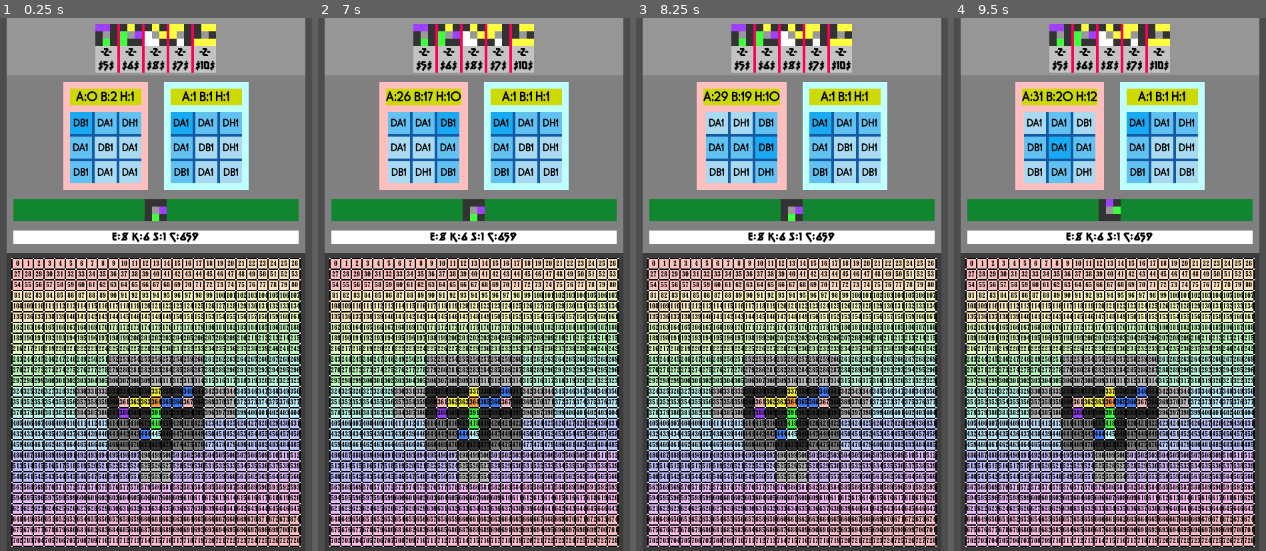
Above: before the commit, frames 1-4 (left to right).
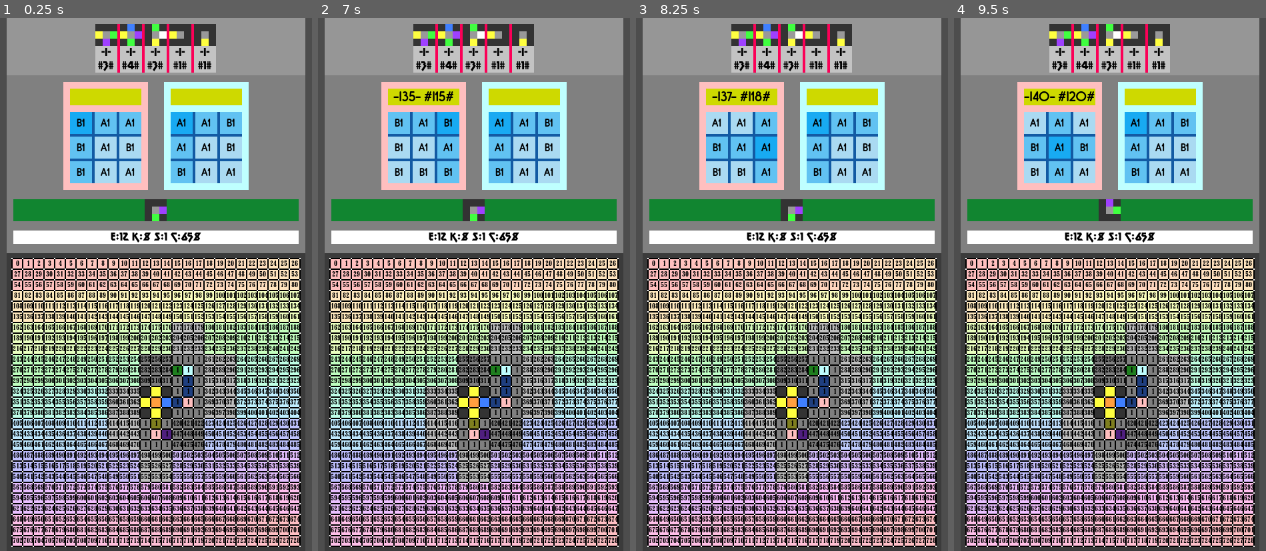
Above: after the commit, the same moments.

Repository: Pe3Hu/rangi
Game: Godot game, scene res://scene/Game.tscn
Two runs of this game, one before a commit and one after it. Both use one fixed random seed, a clock stepped at 60 frames per second and the inputs below.
Inputs:
- Up to frame 1 (0.25 s): no input
- Up to frame 2 (7 s): tap Enter at 0.5, 2, 3.5 s; hold D 0.53-1.28 s; tap F at 0.6, 1.55, 2.1, 3.05, 4.55, 5.85 s; tap Space at 0.77, 1.25, 1.52, 2.75, 3.02, 3.77, 4.25, 4.52, 6.02, 6.77 s; tap Z at 0.8, 1.35, 2.3, 2.85, 3.8, 5.3, 6.6 s; hold S 1.28-2.03 s; hold D 2.03-2.78 s; hold W 2.78-3.53 s; hold A 3.53-5.03 s; tap Q at 3.6 s; tap E at 4.35 s; hold S 5.03-5.78 s; tap R at 5.1 s; hold D 5.78-6.53 s; hold W from 6.53 s (still down)
- Up to frame 3 (8.25 s): release W at 7.28 s; hold D 7.28-8.03 s; tap F at 7.35 s; tap Space at 7.52 s; hold S from 8.03 s (still down); tap Z at 8.1 s
- Up to frame 4 (9.5 s): release S at 8.78 s; hold A from 8.78 s (still down); tap Q at 8.85 s; tap Space at 9.02 s; tap F at 9.05 s

The runs differ from the first frame. In frame 1, 7.4% of the frame differs, in the area x 23-77%, y 1-82%; in frame 2, 8.9%; in frame 3, 9.3%, in the area x 19-81%, y 1-82%; in frame 4, 8.9%.
Error after the commit: Invalid call. Nonexistent function 'decide_which_worksite_to_build_on' in base 'RefCounted (Conveyor)'. (res://scene/Game.gd:53)

Commit message:
update version 0.00284
1. Drone specialization redesigned

Diff:
--- a/scene/3/bid.gd
+++ b/scene/3/bid.gd
@@ -26,7 +26,7 @@
 				if mastery < Global.dict.schematic.title[title].mastery:
 					mastery = Global.dict.schematic.title[title].mastery
 
-	$VBox/Mastery.text = "-" + str(mastery) + "-"
+	$VBox/Mastery.text = "-" + Global.dict.roman.number[mastery] + "-"
 
 
 func update_knowledge_label() -> void:
@@ -37,4 +37,4 @@
 			"schematic":
 				knowledge += tool.obj.schematic.num.knowledge
 
-	$VBox/Knowledge.text = "$" + str(knowledge) + "$"
+	$VBox/Knowledge.text = "#" + str(knowledge) + "#"
--- a/scene/4/storage.gd
+++ b/scene/4/storage.gd
@@ -15,5 +15,24 @@
 
 func update_labels() -> void:
 	for label in get_node("Label").get_children():
-		var spec = label.name.to_lower()
-		label.text = spec[0].to_upper() + ":" + str(parent.num.count[spec])
+		var specialty = label.name.to_lower()
+
+		if parent.dict.specialty.has(specialty):
+			var symbol = null
+
+			match specialty:
+				"arm":
+					symbol = "-"
+				"brain":
+					symbol = "#"
+
+			var text = symbol
+
+			for mastery in parent.dict.specialty[specialty]:
+				var counter = parent.dict.specialty[specialty][mastery]
+
+				if counter > 0:
+					var letter = Global.dict.roman.number[mastery]
+					text += letter + str(counter) + symbol
+
+			label.text = text
--- a/scene/4/storage.tscn
+++ b/scene/4/storage.tscn
@@ -24,7 +24,6 @@
 theme_override_colors/font_color = Color(0, 0, 0, 1)
 theme_override_fonts/font = ExtResource("2_5vd8y")
 theme_override_font_sizes/font_size = 20
-text = "A:0"
 horizontal_alignment = 1
 vertical_alignment = 1
 
@@ -33,11 +32,11 @@
 theme_override_colors/font_color = Color(0, 0, 0, 1)
 theme_override_fonts/font = ExtResource("2_5vd8y")
 theme_override_font_sizes/font_size = 20
-text = "B:0"
 horizontal_alignment = 1
 vertical_alignment = 1
 
 [node name="Heart" type="Label" parent="Label"]
+visible = false
 layout_mode = 2
 theme_override_colors/font_color = Color(0, 0, 0, 1)
 theme_override_fonts/font = ExtResource("2_5vd8y")
--- a/scene/6/sector.gd
+++ b/scene/6/sector.gd
@@ -7,7 +7,7 @@
 func set_parent(parent_) -> void:
 	parent = parent_
 	set_vertexs()
-	update_label()
+	update_label_based_on_index()
 
 
 func set_vertexs() -> void:
@@ -89,7 +89,17 @@
 	set_color(color_)
 
 
-func update_label() -> void:
+func update_label_based_on_index() -> void:
 	var index = Global.num.size.continent.col * parent.vec.grid.y + parent.vec.grid.x
 	$Label.position = parent.vec.center
 	$Label.text = str(index)
+
+
+func update_label_based_on_mastery() -> void:
+	var mastery = parent.obj.compartment.num.mastery
+	$Label.position = parent.vec.center
+	$Label.text = str(mastery)
+
+
+func hide_label() -> void:
+	$Label.visible = false
--- a/scene/7/compartment.gd
+++ b/scene/7/compartment.gd
@@ -41,5 +41,8 @@
 		"construction berth":
 			h = 120/max_h
 
+	if parent.flag.construction and parent.obj.edifice != null:
+		v = 0.5
+
 	parent.color.bg = Color.from_hsv(h, s, v)
 	$BG.set_color(parent.color.bg)
--- a/scene/Game.gd
+++ b/scene/Game.gd
@@ -8,10 +8,15 @@
 
 	var outpost = Global.obj.cosmos.obj.planet.arr.outpost.front()
 	outpost.place_core()
-	outpost.arr.branch.front().obj.factory.press_stamps()
-	outpost.arr.branch.back().obj.factory.press_stamps()
-	outpost.obj.conveyor.evaluate_worksites()
-	outpost.obj.conveyor.erect_starter_schematics()
+
+	for branch in outpost.arr.branch:
+		branch.obj.director.promote_starter_schematics()
+
+	outpost.obj.conveyor.establish_starter_schematics()
+	#outpost.obj.conveyor.evaluate_worksites()
+
+	for branch in outpost.arr.branch:
+		branch.obj.director.evaluate_bureau()
 
 
 func _input(event) -> void:
@@ -42,7 +47,7 @@
 					branch.obj.outpost.obj.conveyor.next_worksite()
 			KEY_F:
 				if event.is_pressed() && !event.is_echo():
-					branch.obj.outpost.obj.conveyor.erect_on_best_worksite()
+					branch.obj.outpost.obj.conveyor.establish_on_best_worksite()
 			KEY_Z:
 				if event.is_pressed() && !event.is_echo():
 					branch.obj.outpost.obj.conveyor.decide_which_worksite_to_build_on()
--- a/script/Classes_1.gd
+++ b/script/Classes_1.gd
@@ -69,7 +69,7 @@
 		init_scene()
 		init_base_design()
 		init_album()
-		put_schematic_above_on_archive()
+		put_starter_schematic_above_on_archive()
 
 
 	func init_scene() -> void:
@@ -101,7 +101,7 @@
 		data.specialty = "heart"
 		data.value = 1
 		data.count = 3
-		datas.append(data)
+		#datas.append(data)
 		data = {}
 		data.category = "schematic"
 		data.target = "outpost"
@@ -136,19 +136,30 @@
 		obj.album = Classes_5.Album.new(input)
 
 
-	func put_schematic_above_on_archive() -> void:
+	func put_starter_schematic_above_on_archive() -> void:
 		for spielkarte in obj.album.arr.spielkarte.archive:
+			var starter = false
+
 			for tool in spielkarte.obj.design.arr.tool:
 				if tool.word.category == "schematic":
-					obj.album.put_above_on_archive(spielkarte)
-					#return
+					starter = true
+					break
+
+			if starter:
+				obj.album.put_above_on_archive(spielkarte)
 
 
-	func reset_section(section_: String) -> void:
-		obj.album.pull_full_section(section_)
-		scene.myself.remove_spielkartes_from(section_)
+	func promote_starter_schematics() -> void:
+		for stamps in obj.factory.arr.stamp:
+			for stamp in stamps:
+				for tool in stamp.obj.design.arr.tool:
+					if tool.word.category == "schematic":
+						stamp.press()
+						break
+
+		obj.album.apply_dream()
+		obj.album.fill_thought()
 
 
-	func reset_after_stadion() -> void:
-		obj.album.full_reset()
-		scene.myself.reset_spielkartes()
+	func evaluate_bureau() -> void:
+		pass
--- a/script/Classes_3.gd
+++ b/script/Classes_3.gd
@@ -41,7 +41,7 @@
 #				input_.value = 1
 				input_.category = "schematic"
 				input_.target = "outpost"
-				input_.title = Global.dict.schematic.mastery[2].pick_random()
+				input_.title = Global.dict.schematic.mastery[1].pick_random()
 				var tool = Classes_3.Tool.new(input_)
 				input.tools.append(tool)
 
@@ -135,7 +135,8 @@
 			"drone":
 				num.value = input_.value
 				word.specialty = input_.specialty
-				word.abbreviation = word.category[0].to_upper() + word.specialty[0].to_upper() + str(num.value)
+				word.abbreviation = word.specialty[0].to_upper() + str(num.value)
+				#word.abbreviation = word.category[0].to_upper() + word.specialty[0].to_upper() + str(num.value)
 			"schematic":
 				word.title = input_.title
 				word.abbreviation = word.category[0].to_upper() + word.title[0].to_upper()
--- a/script/Classes_4.gd
+++ b/script/Classes_4.gd
@@ -3,9 +3,8 @@
 
 #Хранилище storage
 class Storage:
-	var arr = {}
 	var obj = {}
-	var num = {}
+	var dict = {}
 	var scene = {}
 
 
@@ -14,7 +13,7 @@
 		obj.director = obj.corporation.obj.director
 		obj.director.obj.storage = self
 		init_scene()
-		init_nums()
+		init_specialty()
 
 
 	func init_scene() -> void:
@@ -24,15 +23,20 @@
 		obj.director.scene.myself.get_node("VBox").move_child(scene.myself, 0)
 
 
-	func init_nums() -> void:
-		num.count = {}
+	func init_specialty() -> void:
+		dict.specialty = {}
 
-		for spec in Global.arr.spec:
-			num.count[spec] = 0
+		for specialty in Global.num.drone:
+			dict.specialty[specialty] = {}
+
+			for mastery in Global.num.drone[specialty].mastery:
+				dict.specialty[specialty][mastery] = 0
 
 
 	func apply_tool(tool_: Classes_3.Tool) -> void:
-		num.count[tool_.word.specialty] += tool_.num.value
+		var specialty = tool_.word.specialty
+		var mastery = tool_.num.value
+		dict.specialty[specialty][mastery] += 1
 
 
 #Жетон badge
--- a/script/Classes_5.gd
+++ b/script/Classes_5.gd
@@ -103,6 +103,7 @@
 			print("archive doesn't have ", spielkarte_)
 
 
+
 #Игральная карта spielkarte
 class Spielkarte:
 	var arr = {}
@@ -133,3 +134,12 @@
 				obj.album.arr.spielkarte[current_section].erase(self)
 				obj.album.arr.spielkarte[next_section].append(self)
 				return
+
+
+	func exile() -> void:
+		for current_section in obj.album.dict.link:
+			if obj.album.arr.spielkarte[current_section].has(self):
+				var next_section = "forgotten"
+				obj.album.arr.spielkarte[current_section].erase(self)
+				obj.album.arr.spielkarte[next_section].append(self)
+				return
--- a/script/Classes_6.gd
+++ b/script/Classes_6.gd
@@ -150,13 +150,6 @@
 		arr.pilier.back().dict.neighbor[arr.pilier.front()] = directions.front()
 
 
-	func set_terrain() -> void:
-		if word.terrain == null:
-			for terres in arr.terres:
-				if terres.word.terrain != null:
-					word.terrain = terres.word.terrain
-					scene.myself.update_color_based_on_terrain()
-
 
 #Столб pilier
 class Pilier:
@@ -177,7 +170,3 @@
 		scene.myself = Global.scene.pilier.instantiate()
 		obj.continent.scene.myself.get_node("Pilier").add_child(scene.myself)
 		scene.myself.set_parent(self)
-
-
-	func set_terrain() -> void:
-		pass
--- a/script/Classes_7.gd
+++ b/script/Classes_7.gd
@@ -81,10 +81,11 @@
 		var schematic = Classes_8.Schematic.new(input)
 		var grid_center = Vector2(Global.num.size.continent.col/2, Global.num.size.continent.row/2)
 		var cluster = obj.continent.arr.sector[grid_center.y][grid_center.x].obj.cluster
-		erect_edifice(schematic, cluster)
-
-
-	func erect_edifice(schematic_: Classes_8.Schematic, cluster_: Classes_6.Cluster) -> void:
+		establish_edifice(schematic, cluster)
+		schematic.build()
+
+
+	func establish_edifice(schematic_: Classes_8.Schematic, cluster_: Classes_6.Cluster) -> void:
 		var input = {}
 		input.outpost = self
 		input.schematic = schematic_
@@ -155,7 +156,7 @@
 		num.indicator["component"] = 1000
 
 
-	func pay_to_build(compartment_: Classes_8.Compartment) -> void:
+	func pay_to_establish(compartment_: Classes_8.Compartment) -> void:
 		var component = Global.num.compartment.price[compartment_.word.type.current]
 		num.indicator["component"] -= component
 
@@ -163,6 +164,7 @@
 #сооружение edifice
 class Edifice:
 	var obj = {}
+	var dict = {}
 
 
 	func _init(input_: Dictionary) -> void:
@@ -171,11 +173,12 @@
 		obj.cluster = input_.cluster
 		obj.cluster.obj.edifice = self
 		obj.continent = obj.cluster.obj.continent
-		erect_compartment()
-
-
-	func erect_compartment() -> void:
+		establish_compartment()
+
+
+	func establish_compartment() -> void:
 		var description_schematic = Global.dict.schematic.title[obj.schematic.word.title]
+		dict.construction = {}
 
 		for compartment in obj.schematic.dict.compartment:
 			var grid_sector = obj.cluster.obj.center.vec.grid + compartment.vec.direction
@@ -183,13 +186,13 @@
 			sector.obj.compartment = compartment
 			compartment.obj.sector = sector
 			compartment.obj.edifice = self
+			obj.outpost.obj.scoreboard.pay_to_establish(compartment)
+			compartment.scene.myself.update_color_based_on_type()
 			sector.scene.myself.recolor_based_on_compartment(compartment)
-			obj.outpost.obj.scoreboard.pay_to_build(compartment)
 			Global.num.compartment.price[compartment.word.type.current]
 
 		for association in description_schematic.associations:
 			var compartments = []
-			var a = obj.schematic.dict.compartment
 
 			for windrose in association:
 				for compartment in obj.schematic.dict.compartment:
@@ -198,6 +201,15 @@
 						break
 
 			add_module(compartments)
+
+			for compartment in compartments:
+				compartment.num.mastery = compartments.size()
+
+		for compartment in obj.schematic.dict.compartment:
+			if compartment.num.mastery == null:
+				compartment.num.mastery = 1
+
+			compartment.obj.sector.scene.myself.update_label_based_on_mastery()
 
 
 	func add_module(compartments_: Array) -> void:
--- a/script/Classes_8.gd
+++ b/script/Classes_8.gd
@@ -95,7 +95,7 @@
 		return null
 
 
-	func decide_which_worksite_to_build_on() -> void:
+	func decide_which_worksite_to_establish() -> void:
 		if arr.schematic.size() > 0:
 			var datas = evaluate_worksites()
 
@@ -111,7 +111,7 @@
 				for _i in data.turn:
 					data.schematic.rotate(true)
 
-				obj.outpost.erect_edifice(data.schematic, data.worksite)
+				obj.outpost.establish_edifice(data.schematic, data.worksite)
 			else:
 				if arr.schematic.size() > 1:
 					var schematic = arr.schematic.pop_front()
@@ -148,12 +148,12 @@
 		return []
 
 
-	func erect_on_best_worksite() -> void:
+	func establish_on_best_worksite() -> void:
 		var worksite = preset_worksite()
 
 		if worksite != null:
 			var schematic = arr.schematic.front()
-			obj.outpost.erect_edifice(schematic, worksite)
+			obj.outpost.establish_edifice(schematic, worksite)
 			evaluate_worksites()
 
 
@@ -219,9 +219,9 @@
 			dict.incentive[cluster_.num.breath].append(incentive)
 
 
-	func erect_starter_schematics() -> void:
+	func establish_starter_schematics() -> void:
 		for _i in arr.schematic.size():
-			decide_which_worksite_to_build_on()
+			decide_which_worksite_to_establish()
 
 
 #Схема сооружения schematic
@@ -357,24 +357,32 @@
 		obj.tool.obj.icon.scene.myself.fill_based_on_tool()
 
 
+	func build() -> void:
+		for compartment in dict.compartment:
+			compartment.build()
+
 
 #Отсек compartment
 class Compartment:
+	var num = {}
 	var obj = {}
 	var vec = {}
 	var dict = {}
+	var flag = {}
 	var word = {}
 	var color = {}
 	var scene = {}
 
 
 	func _init(input_: Dictionary) -> void:
+		num.mastery = null
 		obj.schematic = input_.schematic
 		obj.edifice = null
 		obj.sector = null
 		obj.module = null
 		vec.grid = input_.grid
 		vec.direction = input_.direction
+		flag.construction = true
 		word.type = {}
 		word.type.current = input_.type
 		word.type.next = null
@@ -424,6 +432,13 @@
 			obj.sector.scene.myself.recolor_based_on_compartment(self)
 
 
+	func build() -> void:
+		flag.construction = false
+		scene.myself.update_color_based_on_type()
+		obj.sector.scene.myself.recolor_based_on_compartment(self)
+		obj.sector.scene.myself.hide_label()
+
+
 #Поощрение incentive
 class Incentive:
 	var arr = {}
--- a/script/Global.gd
+++ b/script/Global.gd
@@ -27,7 +27,7 @@
 	arr.windrose = ["NE","E","SE","S","SW","W","NW","N"]
 	arr.windrose_shifted = ["NW","N","NE","W","E","SW","S","SE"]
 	arr.polyhedron = [3,4,5,6]
-	arr.spec = ["arm","brain","heart"]
+	arr.drone = ["arm","brain"]
 	arr.sequence["A000045"] = [0, 1, 1, 2, 3, 5, 8, 13, 21, 34, 55]
 
 
@@ -130,10 +130,18 @@
 	dict.indicator["shield"] = ["protective field generator"]
 	dict.indicator["component"] = ["construction berth"]
 
+	dict.roman = {}
+	dict.roman.number = {}
+	dict.roman.number[1] = "I"
+	dict.roman.number[2] = "II"
+	dict.roman.number[3] = "III"
+	dict.roman.number[4] = "IV"
+	dict.roman.number[5] = "V"
+
 	init_corner()
 	init_windrose()
 	init_compartment()
-	init_arm()
+	init_drone()
 	init_schematic()
 
 
@@ -256,33 +264,41 @@
 		dict.compartment.active.append(compartment)
 
 
-func init_arm() -> void:
-	num.arm = {}
-	num.arm.max = 5
-	num.arm.downgrade = {}
-	num.arm.mastery = {}
-	num.arm.mastery[1] = 1
-	num.arm.mastery[2] = 3
-	num.arm.mastery[3] = 5
-	num.arm.mastery[4] = 7
-	num.arm.mastery[5] = 8
-
-	for grade in num.arm.mastery:
+func init_drone() -> void:
+	num.drone = {}
+	num.drone.arm = {}
+	num.drone.arm.max = 5
+	num.drone.arm.downgrade = {}
+	num.drone.arm.mastery = {}
+	num.drone.arm.mastery[1] = 1
+	num.drone.arm.mastery[2] = 3
+	num.drone.arm.mastery[3] = 5
+	num.drone.arm.mastery[4] = 7
+	num.drone.arm.mastery[5] = 8
+
+	for mastery in num.drone.arm.mastery:
 		var index = 2
-		num.arm.downgrade[grade] = {}
-
-		for _i in range(grade, 0, -1):
-			num.arm.downgrade[grade][_i] = arr.sequence["A000045"][index]
+		num.drone.arm.downgrade[mastery] = {}
+
+		for _i in range(mastery, 0, -1):
+			num.drone.arm.downgrade[mastery][_i] = arr.sequence["A000045"][index]
 			index += 1
+
+	num.drone.brain = {}
+	num.drone.brain.max = 5
+	num.drone.brain.mastery = {}
+
+	for mastery in num.drone.arm.mastery:
+		num.drone.brain.mastery[mastery] = mastery
 
 
 func get_mastery_based_on_association_size(size_: int) -> Variant:
 	var keys = []
-	keys.append_array(num.arm.mastery.keys())
+	keys.append_array(num.drone.arm.mastery.keys())
 	keys.sort()
 
 	for key in keys:
-		if num.arm.mastery[key] >= size_:
+		if num.drone.arm.mastery[key] >= size_:
 			return key
 
 	return null
@@ -391,7 +407,7 @@
 				if data.mastery < mastery:
 					data.mastery = mastery
 
-			for mastery in range(data.mastery, num.arm.max, 1):
+			for mastery in range(data.mastery, num.drone.arm.max, 1):
 				if !dict.schematic.mastery.has(mastery):
 					dict.schematic.mastery[mastery] = []
 
